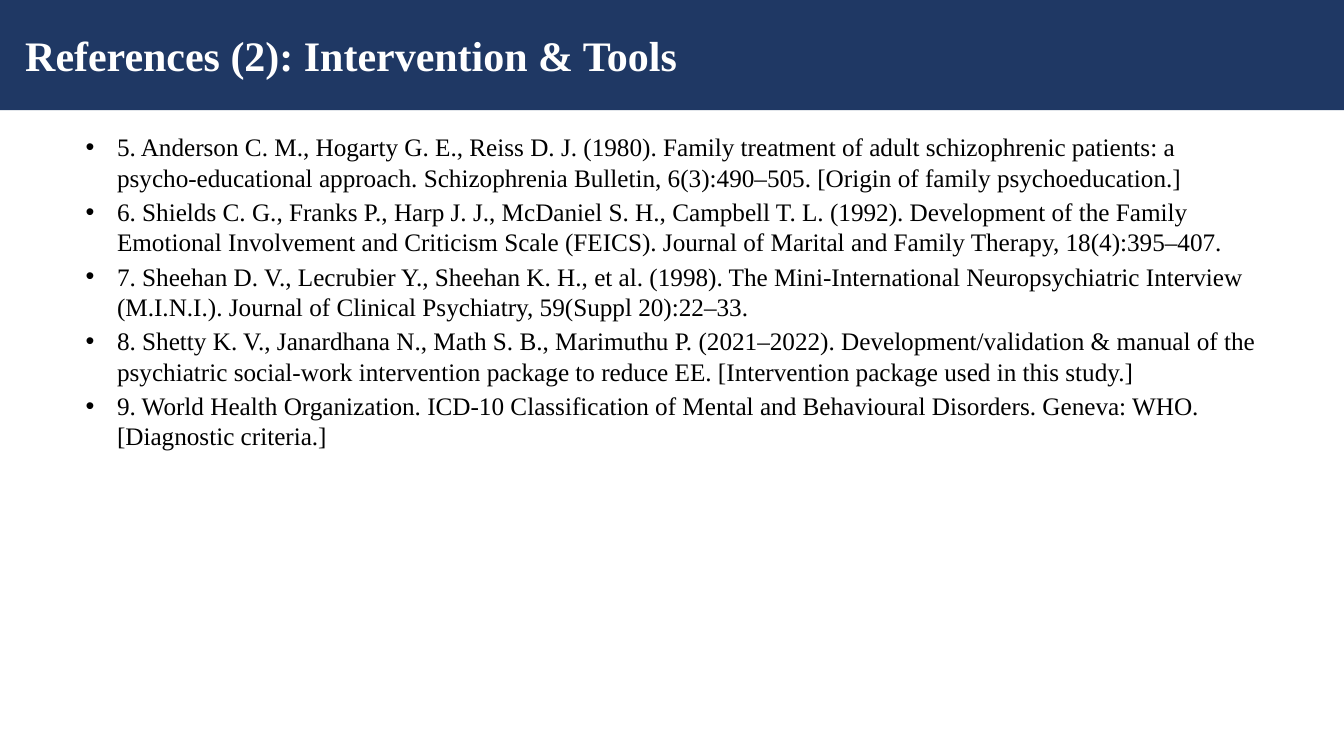
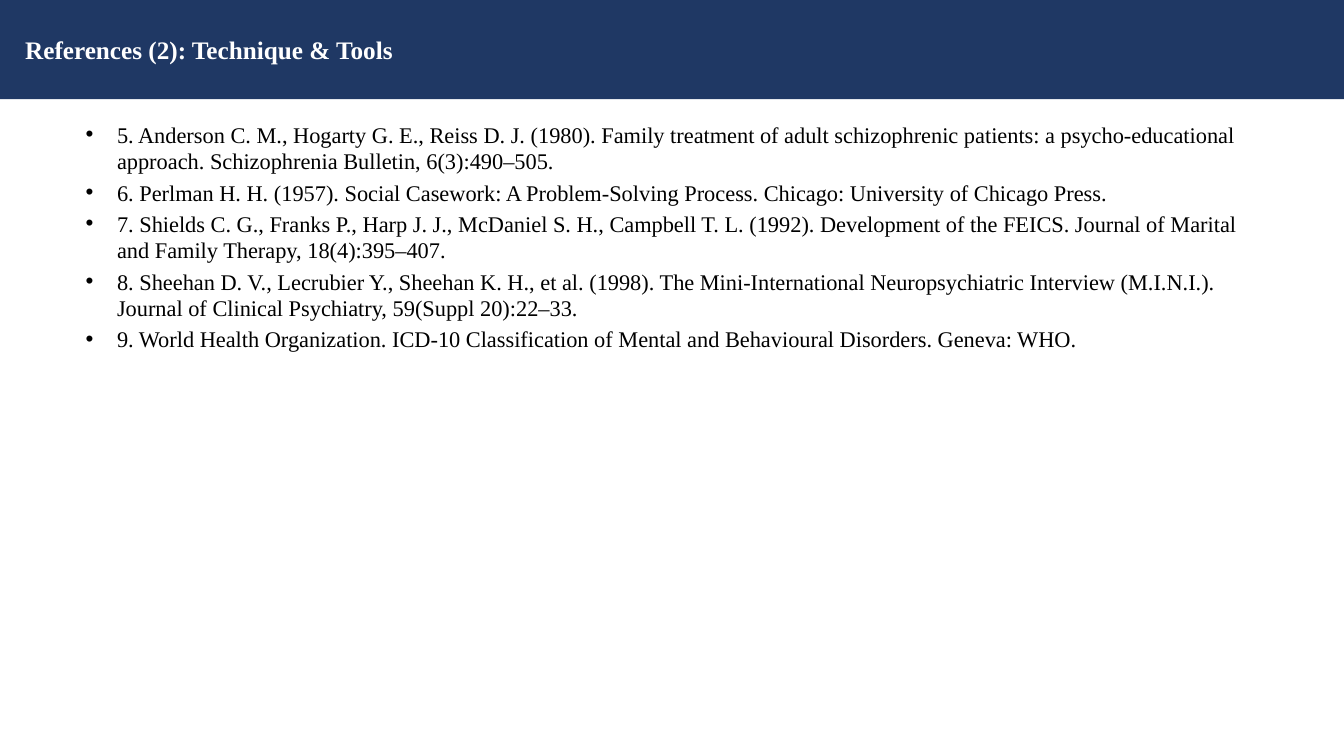
Before and after one commit to tejasdangodra786-byte/Dango-kiro, a slide deck: slide 29 of Family_Intervention_EE_Schizophrenia_JournalClub.pptx (slide 27 before the commit). Drawn at 1344x756 pixels with LibreOffice and Linux fonts; fonts in the diff are those of the drawing. Boxes give left, top, right and bottom in pixels: in the first picture for what was removed or moved away, otherwise in the second. Text is boxed around its words. In the diff, an @@ line names an element or a change of style, - is before the commit and + after.

Commit message:
Revise presentation: fonts 16/18pt, journal name on title slide, inline sources on intro/definitions, single aim/objective/hypothesis, new technique-explainer slide, and Critical Reflection slide

```diff
--- a/Family_Intervention_EE_Schizophrenia_JournalClub.pptx
+++ b/Family_Intervention_EE_Schizophrenia_JournalClub.pptx
@@ rectangle "References (2): Technique & Tools" resized from (x1=0, y1=0, x2=1344, y2=110) to (x1=0, y1=0, x2=1344, y2=99) @@
@@ text in rectangle at (x1=25, y1=41, x2=392, y2=65): text changed; size 30 to 18 pt @@
-References (2): Intervention & Tools
+References (2): Technique & Tools
@@ text at (x1=117, y1=127, x2=1236, y2=352): text changed; size 18 to 16 pt @@
-• 5. Anderson C. M., Hogarty G. E., Reiss D. J. (1980). Family treatment of adult schizophrenic patients: a psycho-educational approach. Schizophrenia Bulletin, 6(3):490–505. [Origin of family psychoeducation.]
-• 6. Shields C. G., Franks P., Harp J. J., McDaniel S. H., Campbell T. L. (1992). Development of the Family Emotional Involvement and Criticism Scale (FEICS). Journal of Marital and Family Therapy, 18(4):395–407.
-• 7. Sheehan D. V., Lecrubier Y., Sheehan K. H., et al. (1998). The Mini-International Neuropsychiatric Interview (M.I.N.I.). Journal of Clinical Psychiatry, 59(Suppl 20):22–33.
-• 8. Shetty K. V., Janardhana N., Math S. B., Marimuthu P. (2021–2022). Development/validation & manual of the psychiatric social-work intervention package to reduce EE. [Intervention package used in this study.]
-• 9. World Health Organization. ICD-10 Classification of Mental and Behavioural Disorders. Geneva: WHO. [Diagnostic criteria.]
+• 5. Anderson C. M., Hogarty G. E., Reiss D. J. (1980). Family treatment of adult schizophrenic patients: a psycho-educational approach. Schizophrenia Bulletin, 6(3):490–505.
+• 6. Perlman H. H. (1957). Social Casework: A Problem-Solving Process. Chicago: University of Chicago Press.
+• 7. Shields C. G., Franks P., Harp J. J., McDaniel S. H., Campbell T. L. (1992). Development of the FEICS. Journal of Marital and Family Therapy, 18(4):395–407.
+• 8. Sheehan D. V., Lecrubier Y., Sheehan K. H., et al. (1998). The Mini-International Neuropsychiatric Interview (M.I.N.I.). Journal of Clinical Psychiatry, 59(Suppl 20):22–33.
+• 9. World Health Organization. ICD-10 Classification of Mental and Behavioural Disorders. Geneva: WHO.
```
Also in this commit, not shown: 26 other slides changed, 4 slides added, 1 slide removed.
